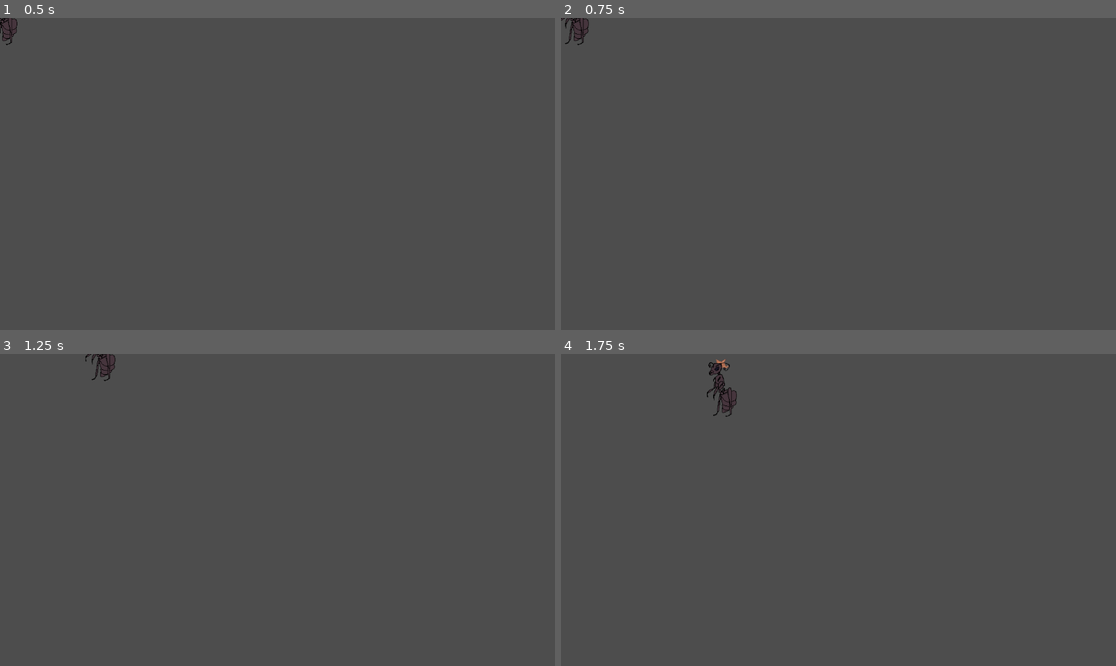
Above: before the commit, frames 1-4 (two rows, left to right).
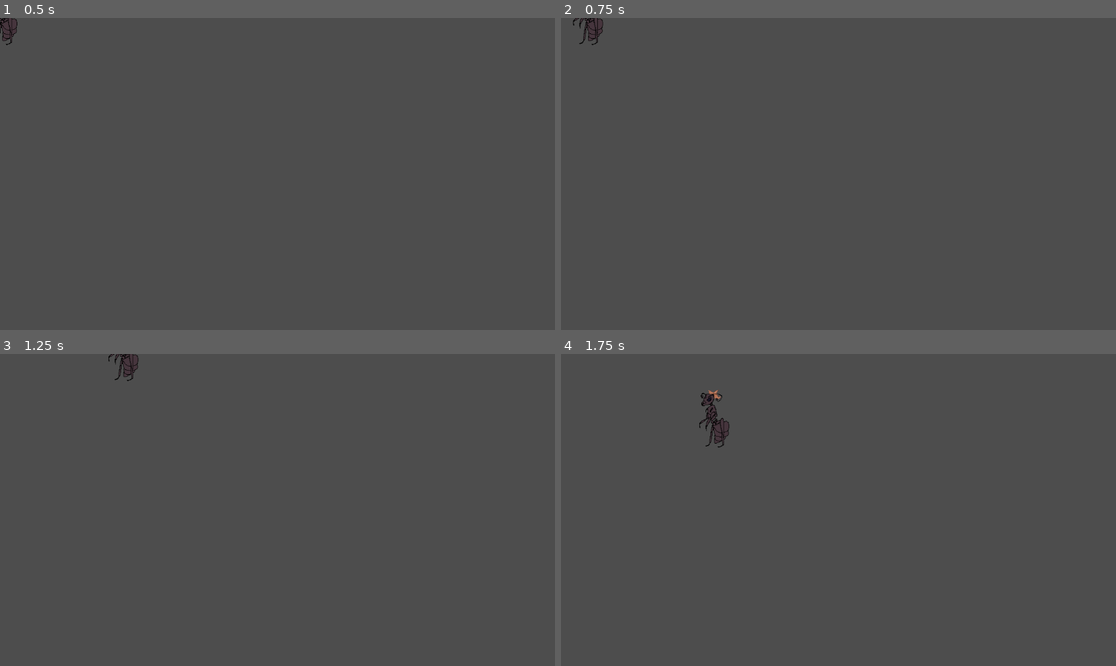
Above: after the commit, the same moments.

Repository: OsmanAlec/Anterric
Game: Godot game, scene res://scenes/player.tscn
Two runs of this game, one before a commit and one after it. Both use one fixed random seed, a clock stepped at 60 frames per second and the inputs below.
Inputs:
- Up to frame 1 (0.5 s): no input
- Up to frame 2 (0.75 s): tap Enter at 0.5 s; hold Right (ui_right) from 0.53 s (still down)
- Up to frame 3 (1.25 s): keep holding Right (ui_right)
- Up to frame 4 (1.75 s): release Right (ui_right) at 1.28 s; hold Down (ui_down) from 1.28 s (still down)

Frame 1 is identical in both runs. In frame 2, 0.2% of the frame differs, in the area x 0-8%, y 0-9%; in frame 3, 0.3%; in frame 4, 0.7%, in the area x 24-32%, y 1-31%.

Commit message:
Adjusted acceleration

Diff:
--- a/placeholder/scripts/player.gd
+++ b/placeholder/scripts/player.gd
@@ -1,9 +1,8 @@
 extends CharacterBody2D
 
-
-const SPEED = 400
-const ACCELERATION	 = 1000
-const FRICTION = 1000
+const RATE = 100
+const SPEED = 4 * RATE
+const ACCELERATION	 = 25 * RATE
 
 func player_movement(input, delta):
 
@@ -11,7 +10,7 @@
 		velocity = velocity.move_toward(input * SPEED , delta * ACCELERATION)
 
 	else:
-		velocity = velocity.move_toward(Vector2(0,0), delta * FRICTION)
+		velocity = velocity.move_toward(Vector2(0,0), delta * ACCELERATION)
 
 
 func _physics_process(delta):
Not shown, changed: placeholder/communication.txt
